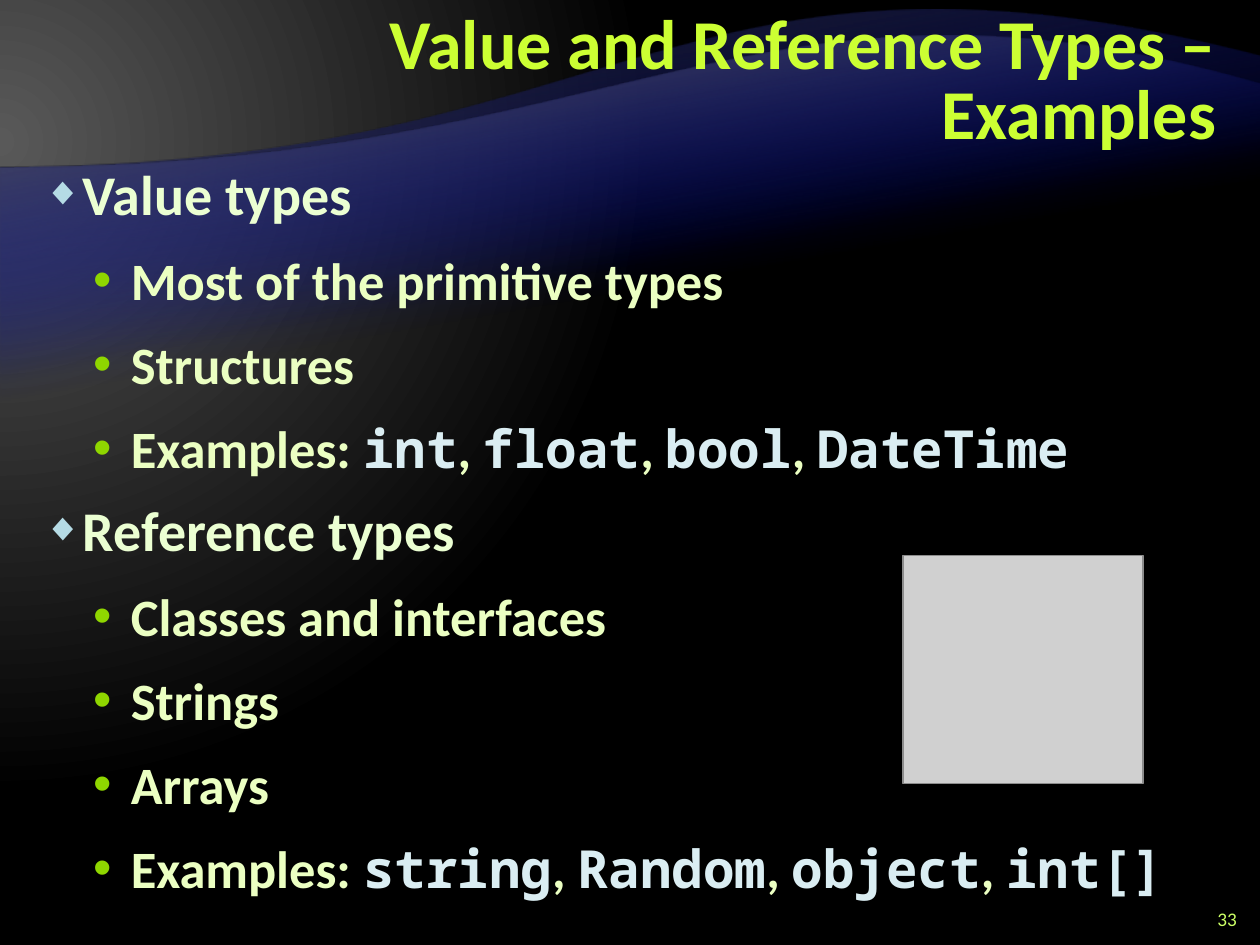
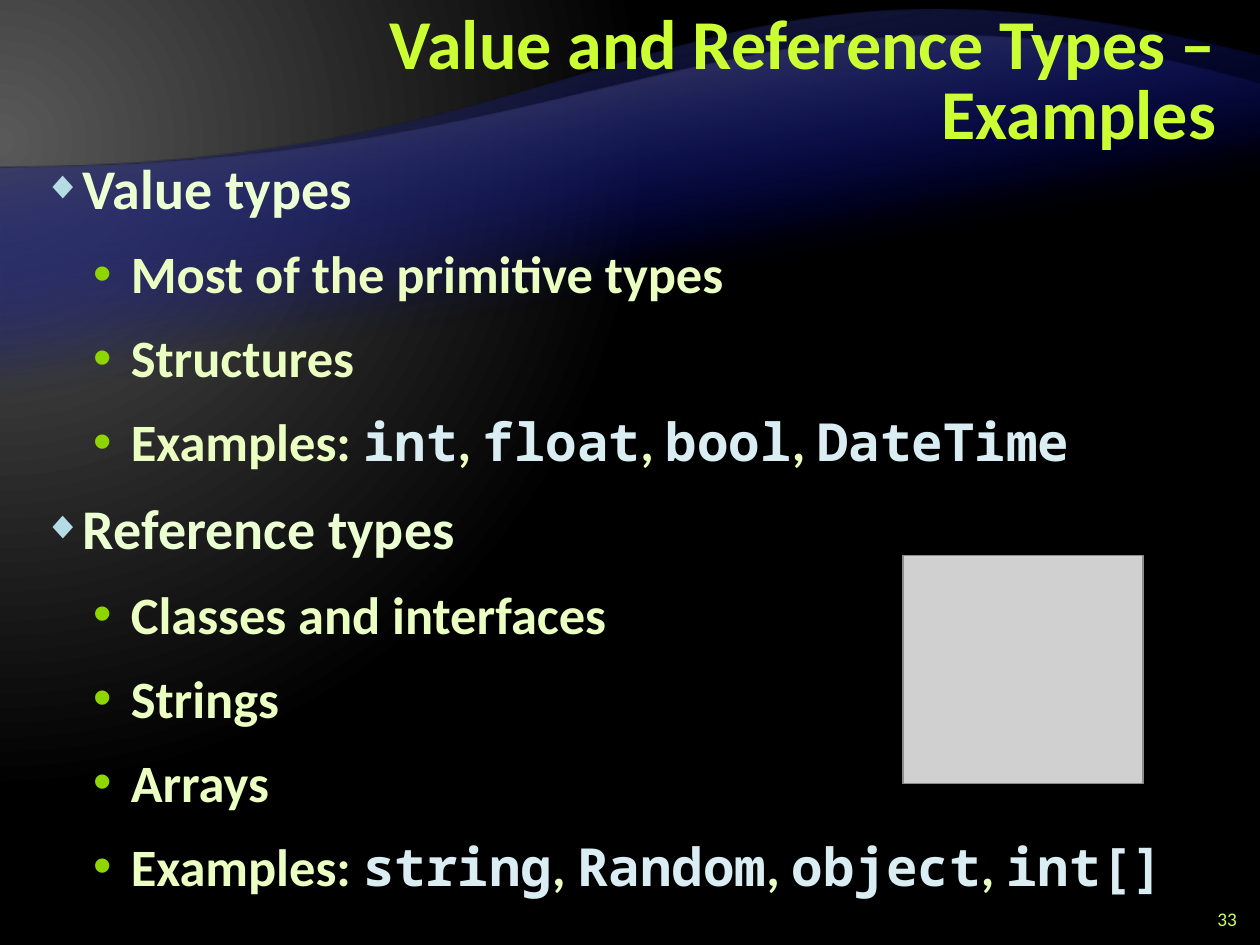
Before and after one commit to Graveheart/aspnetcourse, a slide deck: slide 33 of 2010/lectures/3. CSharp Language Overview - Part II.pptx. Drawn at 1260x945 pixels with LibreOffice and Linux fonts; fonts in the diff are those of the drawing; grey boxes stand for pictures; background and template pictures are left out. Boxes give left, top, right and bottom in pixels: in the first picture for what was removed or moved away, otherwise in the second. Text is boxed around its words. In the diff, an @@ line names an element or a change of style, - is before the commit and + after.

```diff
--- a/2010/lectures/3. CSharp Language Overview - Part II.pptx
+++ b/2010/lectures/3. CSharp Language Overview - Part II.pptx
@@ text "Value types" at (83,169,1163,899): line spacing 36pt to 1 @@
```
Also in this commit, not shown: 88 other slides changed.
